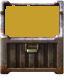
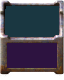
Layer changes from the first 64×80 image to the second:
painted on "tint" over [5, 5, 59, 68]
